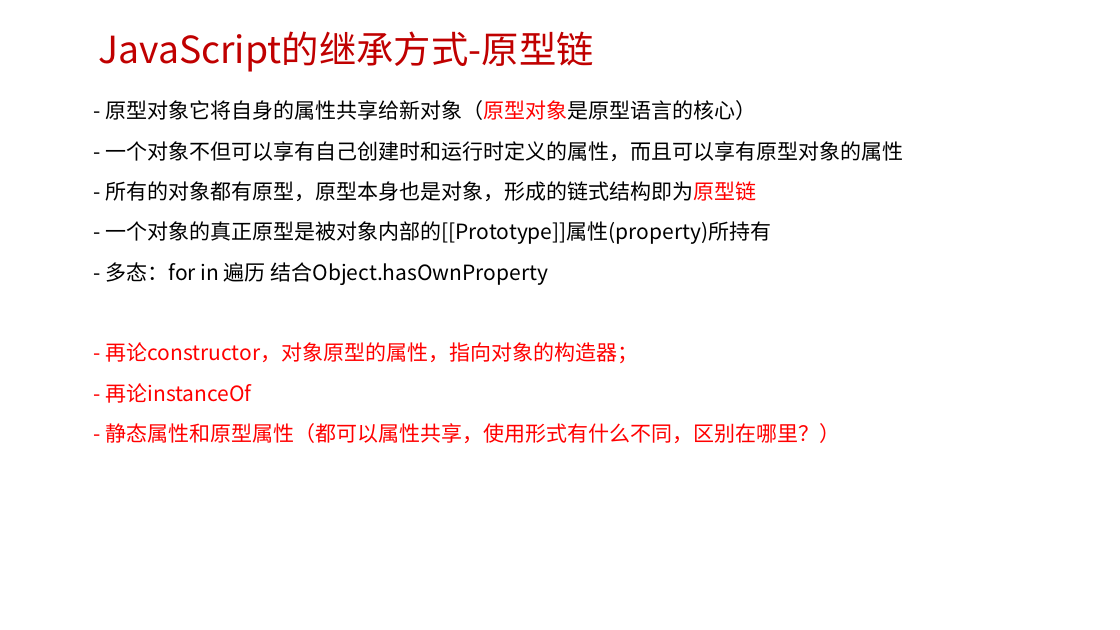
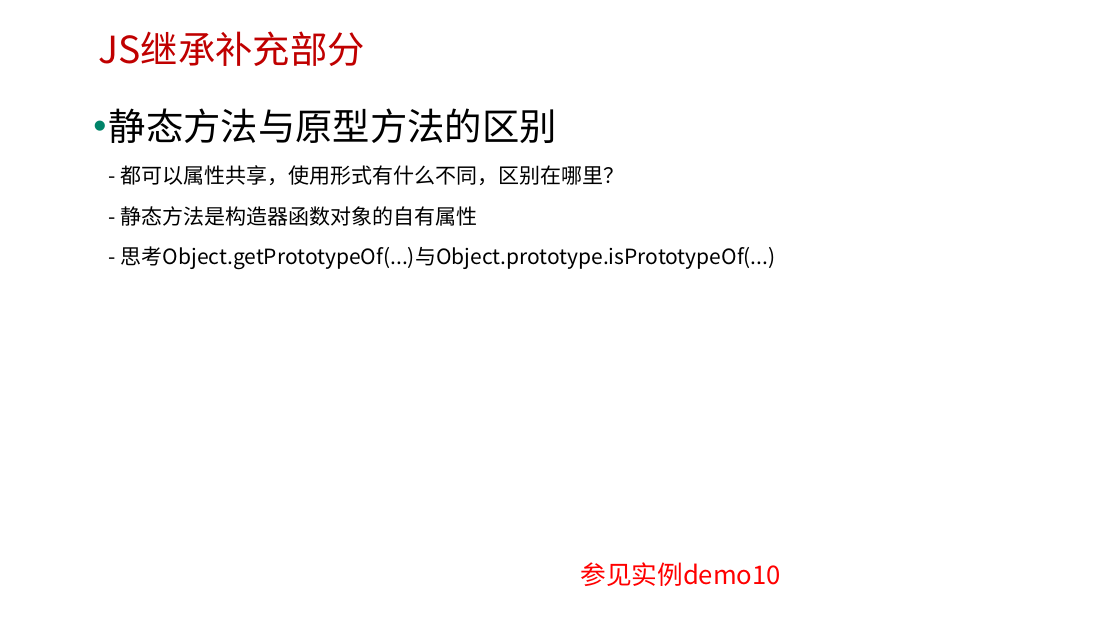
Before and after one commit to edu2act/course-javascript-advanced, a slide deck: slide 25 of 课程PPT/07.JavaScript面向对象编程 一.pptx. Drawn at 1120x630 pixels with LibreOffice and Linux fonts; fonts in the diff are those of the drawing; background and template pictures are left out. Boxes give left, top, right and bottom in pixels: in the first picture for what was removed or moved away, otherwise in the second. Text is boxed around its words. In the diff, an @@ line names an element or a change of style, - is before the commit and + after.

```diff
--- a/课程PPT/07.JavaScript面向对象编程 一.pptx
+++ b/课程PPT/07.JavaScript面向对象编程 一.pptx
@@ text at (98, 31, 364, 66): text changed @@
-JavaScript的继承方式-原型链
+JS继承补充部分
@@ text at (109, 108, 776, 269): text changed @@
-- 原型对象它将自身的属性共享给新对象（原型对象是原型语言的核心）
-- 一个对象不但可以享有自己创建时和运行时定义的属性，而且可以享有原型对象的属性
-- 所有的对象都有原型，原型本身也是对象，形成的链式结构即为原型链
-- 一个对象的真正原型是被对象内部的[[Prototype]]属性(property)所持有
-- 多态：for in 遍历 结合Object.hasOwnProperty
-- 再论constructor，对象原型的属性，指向对象的构造器；
-- 再论instanceOf
-- 静态属性和原型属性（都可以属性共享，使用形式有什么不同，区别在哪里？）
+• 静态方法与原型方法的区别
+  - 都可以属性共享，使用形式有什么不同，区别在哪里？
+  - 静态方法是构造器函数对象的自有属性
+  - 思考Object.getPrototypeOf(...)与Object.prototype.isPrototypeOf(...)
@@ text added at (581, 562, 781, 586), 22 pt, text #FF0000 @@
+参见实例demo10
```
Also in this commit, not shown: 5 other slides changed, 3 slides added, 1 slide removed, 10 other files.
